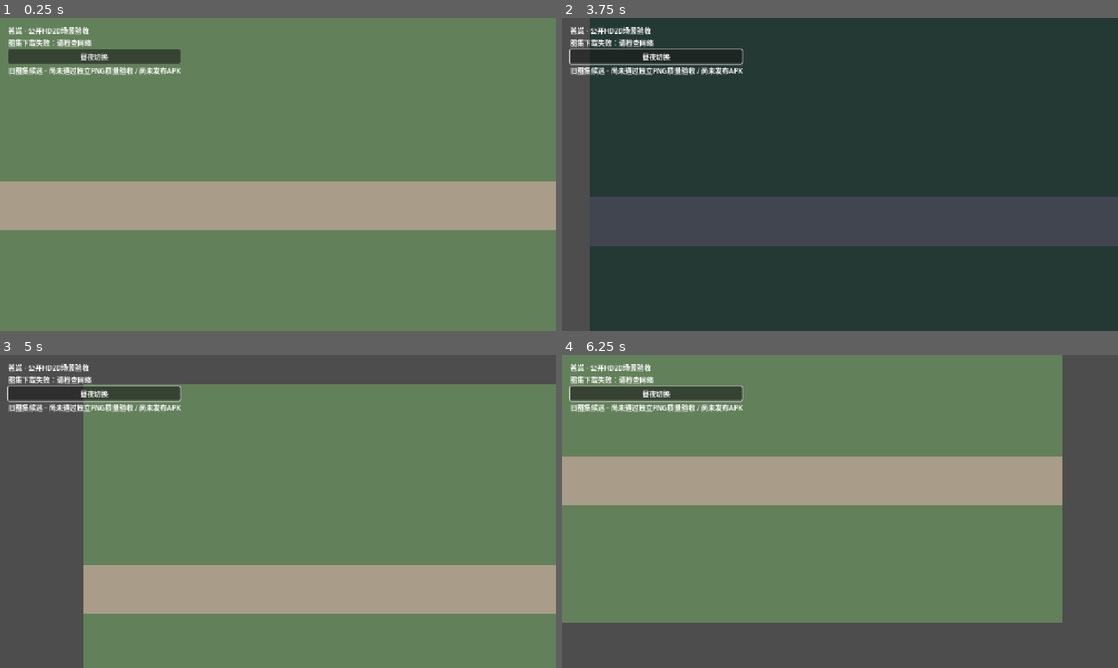
Above: before the commit, frames 1-4 (two rows, left to right).
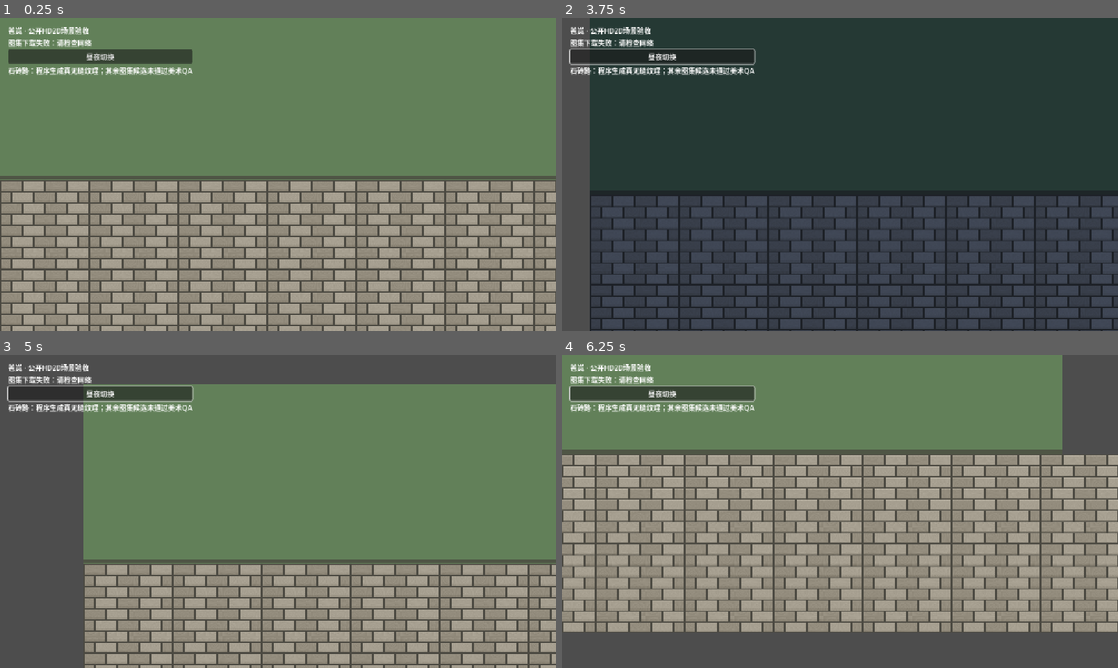
Above: after the commit, the same moments.

Repository: 160701541-cell/xinyanshuo
Game: Godot game, scene res://scenes/village.tscn
Two runs of this game, one before a commit and one after it. Both use one fixed random seed, a clock stepped at 60 frames per second and the inputs below.
Inputs (mouse positions are in pixels of both pictures, inside the frame that each line leads up to):
- Up to frame 1 (0.25 s): no input
- Up to frame 2 (3.75 s): click "昼夜切换" at 0.5 s; click "昼夜切换" at 1.25 s; click "昼夜切换" at 2 s; tap Enter at 2.75 s; move the mouse to (962, 158) at 2.77 s; click (962, 158) at 2.92 s; tap Space at 3.5 s; drag from (728, 190) to (812, 237) at 3.52 s
- Up to frame 3 (5 s): tap Enter at 4.25 s; move the mouse to (333, 442) at 4.27 s; click (333, 442) at 4.42 s
- Up to frame 4 (6.25 s): tap Space at 5 s; drag from (812, 574) to (673, 464) at 5.02 s; tap Enter at 5.75 s; move the mouse to (1006, 558) at 5.77 s; click (1006, 558) at 5.92 s

The runs differ from the first frame. In frame 1, 40% of the frame differs, in the area x 0-100%, y 10-100%; in frame 2, 13%; in frame 3, 21%; in frame 4, 47%, in the area x 0-100%, y 9-89%.

Commit message:
feat(scene): assemble real seamless stone road segments in Godot HD2D village

Diff:
--- a/game-source/hd2d-world/scripts/village.gd
+++ b/game-source/hd2d-world/scripts/village.gd
@@ -3,6 +3,7 @@
 ## These are QA candidates downloaded from the already public art library.
 ## No coupling to the inaccessible/private legacy game, APK, or signing keys.
 
+const Paving = preload("res://scripts/stone_road.gd")
 const ATLAS_URL := "https://160701541-cell.github.io/xinyanshuo/art-source/hd2d/batch-20261016/01_village_props_atlas_preview.jpg"
 const WORLD_SIZE := Vector2(1600.0, 1000.0)
 const OBJECTS := [
@@ -15,6 +16,7 @@
 var _camera: Camera2D
 var _status: Label
 var _night := false
+var _night_layer: ColorRect
 
 func _ready() -> void:
 	_camera = Camera2D.new()
@@ -35,13 +37,25 @@
 		Vector2(0.0, WORLD_SIZE.y)
 	])
 	add_child(ground)
-	var road := Polygon2D.new()
-	road.color = Color("#a99c88")
-	road.polygon = PackedVector2Array([
-		Vector2(0.0, 520.0), Vector2(1600.0, 520.0),
-		Vector2(1600.0, 660.0), Vector2(0.0, 660.0)
-	])
-	add_child(road)
+	# Actual repeatable native texture, not an atlas illustration posing as tiles.
+	# Same 256px texture is shared by every segment; edge colors join pixel-perfect.
+	var paving_texture: Texture2D = Paving.make_texture()
+	var road_group := Node2D.new()
+	road_group.name = "SeamlessStoneRoad"
+	add_child(road_group)
+	for col in range(7):
+		for row in range(2):
+			var segment := Sprite2D.new()
+			segment.name = "Paving_%02d_%02d" % [col, row]
+			segment.centered = false
+			segment.texture = paving_texture
+			segment.position = Vector2(float(col * Paving.SIZE), float(515 + row * Paving.SIZE))
+			road_group.add_child(segment)
+	var shoulder := Line2D.new()
+	shoulder.width = 12.0
+	shoulder.default_color = Color("#4f5545")
+	shoulder.points = PackedVector2Array([Vector2(0.0, 508.0), Vector2(1600.0, 508.0)])
+	add_child(shoulder)
 
 func _create_hud() -> void:
 	var ui := CanvasLayer.new()
@@ -63,7 +77,7 @@
 	)
 	column.add_child(toggle)
 	var note := Label.new()
-	note.text = "旧图集候选 · 尚未通过独立PNG质量验收 / 尚未发布APK"
+	note.text = "石砖路：程序生成真无缝纹理；其余图集候选未通过美术QA"
 	column.add_child(note)
 
 func _download_atlas() -> void:
